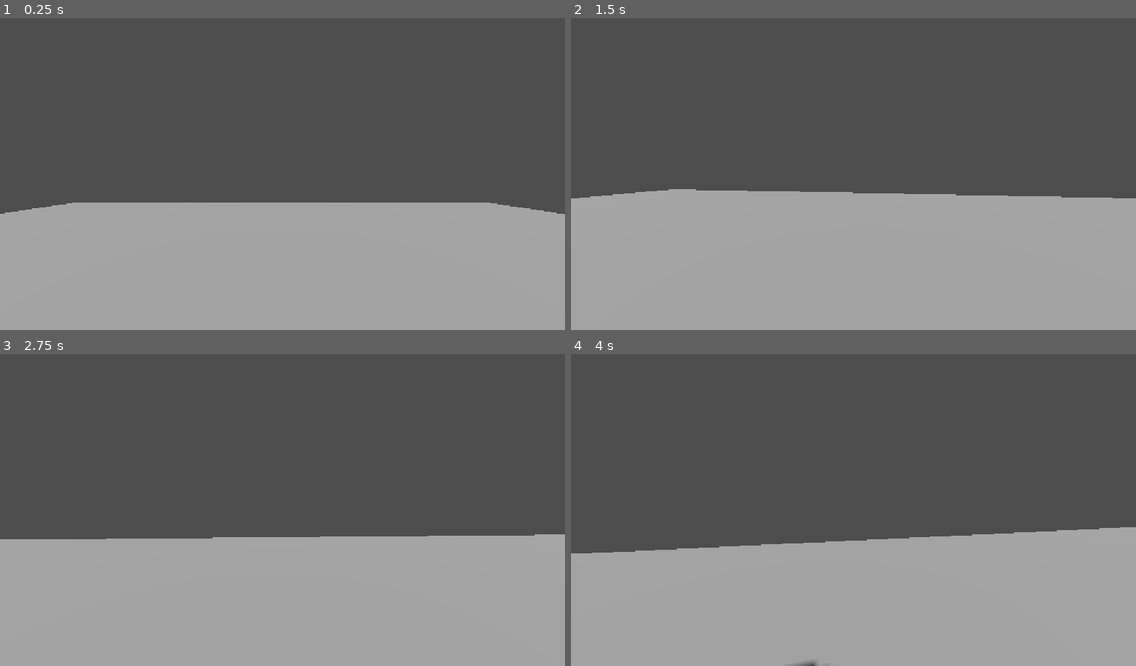
Above: before the commit, frames 1-4 (two rows, left to right).
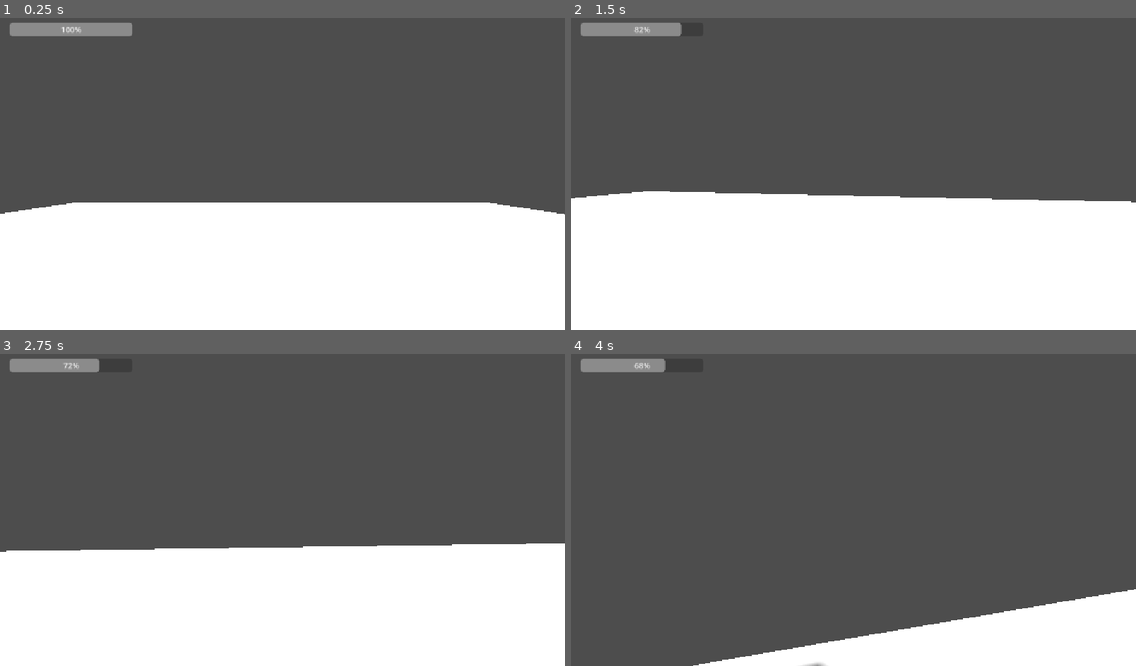
Above: after the commit, the same moments.

Repository: lnwextra2/lawn-mower-simulator
Game: Godot game, scene res://world/test_level.tscn
Same seed, same stepped clock (60 frames per second), same inputs: the game is played once before the commit and once after it.
Inputs (mouse positions are in pixels of both pictures, inside the frame that each line leads up to):
- Up to frame 1 (0.25 s): no input
- Up to frame 2 (1.5 s): move the mouse to (881, 170) at 0.52 s; hold Shift (sprint, bound only after the commit) 0.53-1.28 s; hold W (move_forward) from 0.53 s (still down); tap Space (jump) at 0.77 s; move the mouse to (825, 174) at 1.27 s; tap Shift (sprint, bound only after the commit) at 1.35 s
- Up to frame 3 (2.75 s): keep holding W (move_forward); tap Space (jump) at 1.52 s; move the mouse to (293, 500) at 2.02 s; hold Shift (sprint, bound only after the commit) from 2.03 s (still down)
- Up to frame 4 (4 s): keep holding W (move_forward); move the mouse to (847, 513) at 2.77 s; release Shift (sprint, bound only after the commit) at 2.78 s; tap Shift (sprint, bound only after the commit) at 2.85 s; tap Space (jump) at 3.02, 3.77 s; move the mouse to (893, 510) at 3.52 s; hold Shift (sprint, bound only after the commit) from 3.53 s (still down)

The runs differ from the first frame. In frame 1, 41% of the frame differs, in the area x 0-100%, y 1-100%; in frame 2, 44%; in frame 3, 42%; in frame 4, 41%.

Commit message:
Add sprint + stamina with a HUD stamina bar
- GameConfig: PLAYER_SPRINT_SPEED, STAMINA_MAX, STAMINA_DRAIN_RATE,
  STAMINA_REGEN_RATE.
- player.gd: new `sprint` action (Shift). Holding it while moving and
  stamina > 0 drains stamina and raises move speed; otherwise stamina
  regenerates. Emits a `stamina_changed(current, max)` signal each
  physics tick so UI doesn't need to poll or reach into player
  internals - first use of the signal-based decoupling CLAUDE.md's
  Godot conventions call for.
- ui/hud.tscn+.gd: CanvasLayer with a ProgressBar, connects to the
  player's stamina_changed signal and mirrors it onto the bar.
  Instanced into world/test_level.tscn as a sibling of Player.
- project.godot: switched the Windows rendering driver from D3D12 to
  Vulkan - D3D12 was causing the running game window to render with
  broken vertical banding and hang. Godot dropped the now-redundant
  explicit [rendering] override on save since Vulkan is already the
  default.

Co-Authored-By: Claude Opus 4.8 <noreply@anthropic.com>

Diff:
--- a/autoload/game_config.gd
+++ b/autoload/game_config.gd
@@ -4,3 +4,7 @@
 const PLAYER_SPEED: float = 5.0
 const PLAYER_JUMP_VELOCITY: float = 4.5
 const MOUSE_SENSITIVITY: float = 0.003
+const PLAYER_SPRINT_SPEED: float = 8.0
+const STAMINA_MAX: float = 100.0
+const STAMINA_DRAIN_RATE: float = 25.0
+const STAMINA_REGEN_RATE: float = 15.0
--- a/player/player.gd
+++ b/player/player.gd
@@ -1,6 +1,9 @@
 extends CharacterBody3D
 
+signal stamina_changed(current: float, max_value: float)
+
 var gravity: float = ProjectSettings.get_setting("physics/3d/default_gravity")
+var stamina: float = GameConfig.STAMINA_MAX
 
 @onready var camera: Camera3D = $Camera3D
 
@@ -22,11 +25,20 @@
 
 	var input_dir := Input.get_vector("move_left", "move_right", "move_forward", "move_back")
 	var direction := (transform.basis * Vector3(input_dir.x, 0, input_dir.y)).normalized()
+
+	var is_sprinting := Input.is_action_pressed("sprint") and stamina > 0.0 and direction != Vector3.ZERO
+	if is_sprinting:
+		stamina = max(0.0, stamina - GameConfig.STAMINA_DRAIN_RATE * delta)
+	else:
+		stamina = min(GameConfig.STAMINA_MAX, stamina + GameConfig.STAMINA_REGEN_RATE * delta)
+	stamina_changed.emit(stamina, GameConfig.STAMINA_MAX)
+
+	var current_speed := GameConfig.PLAYER_SPRINT_SPEED if is_sprinting else GameConfig.PLAYER_SPEED
 	if direction:
-		velocity.x = direction.x * GameConfig.PLAYER_SPEED
-		velocity.z = direction.z * GameConfig.PLAYER_SPEED
+		velocity.x = direction.x * current_speed
+		velocity.z = direction.z * current_speed
 	else:
-		velocity.x = move_toward(velocity.x, 0, GameConfig.PLAYER_SPEED)
-		velocity.z = move_toward(velocity.z, 0, GameConfig.PLAYER_SPEED)
+		velocity.x = move_toward(velocity.x, 0, current_speed)
+		velocity.z = move_toward(velocity.z, 0, current_speed)
 
 	move_and_slide()
--- a/project.godot
+++ b/project.godot
@@ -51,11 +51,12 @@
 "events": [Object(InputEventKey,"resource_local_to_scene":false,"resource_name":"","device":-1,"window_id":0,"alt_press …(191 unchanged characters)…
 ]
 }
+sprint={
+"deadzone": 0.2,
+"events": [Object(InputEventKey,"resource_local_to_scene":false,"resource_name":"","device":-1,"window_id":0,"alt_pressed":false,"shift_pressed":false,"ctrl_pressed":false,"meta_pressed":false,"pressed":false,"keycode":0,"physical_keycode":4194325,"key_label":0,"unicode":0,"location":1,"echo":false,"script":null)
+]
+}
 
 [physics]
 
 3d/physics_engine="Jolt Physics"
-
-[rendering]
-
-rendering_device/driver.windows="d3d12"
--- /dev/null
+++ b/ui/hud.gd
@@ -0,0 +1,12 @@
+extends CanvasLayer
+
+@onready var stamina_bar: ProgressBar = $StaminaBar
+
+func _ready() -> void:
+	var player := get_node("../Player")
+	player.stamina_changed.connect(_on_stamina_changed)
+	_on_stamina_changed(player.stamina, GameConfig.STAMINA_MAX)
+
+func _on_stamina_changed(current: float, max_value: float) -> void:
+	stamina_bar.max_value = max_value
+	stamina_bar.value = current
--- /dev/null
+++ b/ui/hud.tscn
@@ -0,0 +1,18 @@
+[gd_scene format=3 uid="uid://cyy4qah0fufr0"]
+
+[ext_resource type="Script" uid="uid://cbgb0jwqwj5f5" path="res://ui/hud.gd" id="1_rbyyf"]
+
+[node name="HUD" type="CanvasLayer" unique_id=1194393735]
+script = ExtResource("1_rbyyf")
+
+[node name="StaminaBar" type="ProgressBar" parent="." unique_id=1747988708]
+anchors_preset = -1
+anchor_left = 0.058000002
+anchor_top = -0.054
+anchor_right = 0.058000002
+anchor_bottom = -0.054
+offset_left = -46.816
+offset_top = 54.992
+offset_right = 203.18399
+offset_bottom = 81.992004
+value = 100.0
--- a/world/test_level.tscn
+++ b/world/test_level.tscn
@@ -1,12 +1,19 @@
 [gd_scene format=3 uid="uid://2b1itpc4jfbp"]
 
 [ext_resource type="PackedScene" uid="uid://crk8xw4lu2ftp" path="res://player/player.tscn" id="1_8jkpt"]
+[ext_resource type="PackedScene" uid="uid://cyy4qah0fufr0" path="res://ui/hud.tscn" id="2_abcqb"]
 
 [sub_resource type="BoxShape3D" id="BoxShape3D_5h11f"]
 size = Vector3(50, 1, 50)
 
 [sub_resource type="BoxMesh" id="BoxMesh_5h11f"]
 size = Vector3(50, 1, 50)
+
+[sub_resource type="SphereShape3D" id="SphereShape3D_5h11f"]
+
+[sub_resource type="SphereMesh" id="SphereMesh_bx8n8"]
+
+[sub_resource type="StandardMaterial3D" id="StandardMaterial3D_8jkpt"]
 
 [sub_resource type="Environment" id="Environment_5h11f"]
 ambient_light_energy = 0.3
@@ -27,8 +34,25 @@
 transform = Transform3D(1, 0, 0, 0, 0.70710677, 0.70710677, 0, -0.70710677, 0.70710677, 0, 0, 0)
 shadow_enabled = true
 
+[node name="Circle1" type="StaticBody3D" parent="." unique_id=183466491]
+
+[node name="CollisionShape3D" type="CollisionShape3D" parent="Circle1" unique_id=1360794449]
+transform = Transform3D(1, 0, 0, 0, 1, 0, 0, 0, 1, -2, 1, -2)
+shape = SubResource("SphereShape3D_5h11f")
+
+[node name="MeshInstance3D" type="MeshInstance3D" parent="Circle1" unique_id=857324591]
+transform = Transform3D(1, 0, 0, 0, 1, 0, 0, 0, 1, -2, 1, -2)
+mesh = SubResource("SphereMesh_bx8n8")
+surface_material_override/0 = SubResource("StandardMaterial3D_8jkpt")
+
+[node name="DirectionalLight3D" type="DirectionalLight3D" parent="Circle1" unique_id=148087548]
+transform = Transform3D(1, 0, 0, 0, 0.70710677, 0.70710677, 0, -0.70710677, 0.70710677, 0, 0, 0)
+shadow_enabled = true
+
 [node name="Player" parent="." unique_id=799154422 instance=ExtResource("1_8jkpt")]
 transform = Transform3D(1, 0, 0, 0, 1, 0, 0, 0, 1, 0, 2, 0)
 
+[node name="HUD" parent="." unique_id=1194393735 instance=ExtResource("2_abcqb")]
+
 [node name="WorldEnvironment" type="WorldEnvironment" parent="." unique_id=695950947]
 environment = SubResource("Environment_5h11f")
Not shown, added: ui/hud.gd.uid
